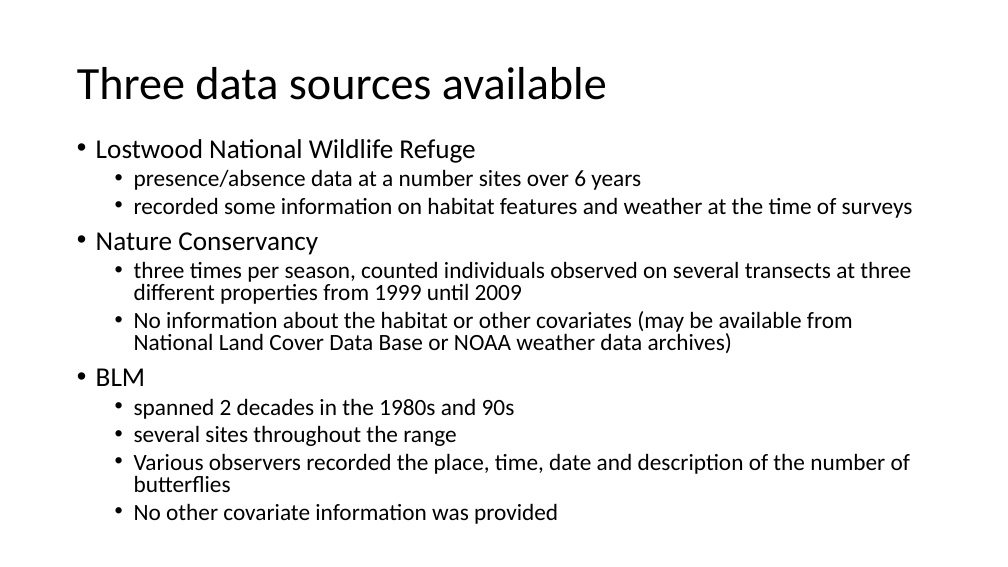
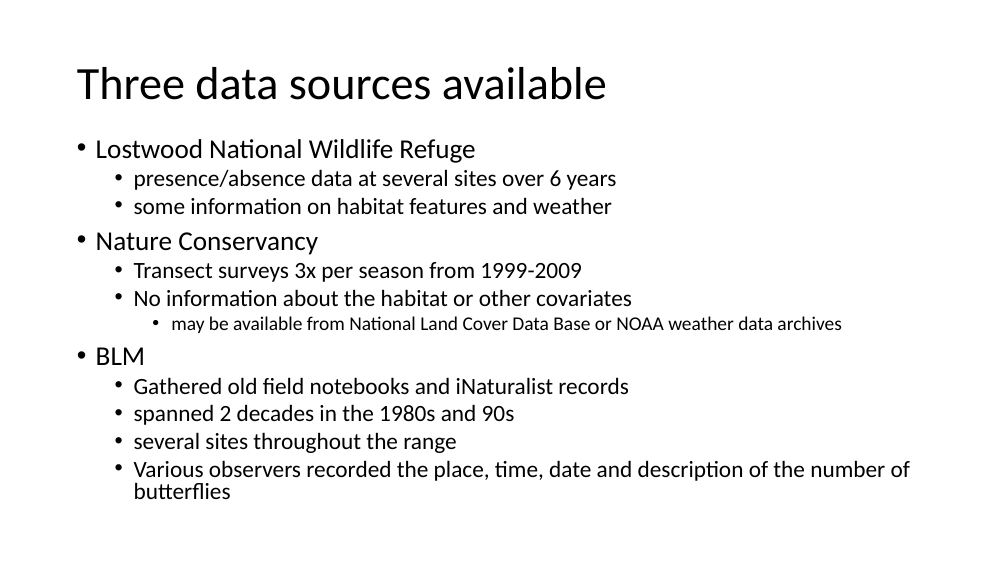
Before and after one commit to annamtucker/ssa-200, a slide deck: slide 4 of static/activities/activity-4.pptx. Drawn at 1008x567 pixels with LibreOffice and Linux fonts; fonts in the diff are those of the drawing. Boxes give left, top, right and bottom in pixels: in the first picture for what was removed or moved away, otherwise in the second. Text is boxed around its words. In the diff, an @@ line names an element or a change of style, - is before the commit and + after.

```diff
--- a/static/activities/activity-4.pptx
+++ b/static/activities/activity-4.pptx
@@ text at [134, 169, 617, 214]: text changed @@
-  • presence/absence data at a number sites over 6 years
-  • recorded some information on habitat features and weather at the time of surveys
+  • presence/absence data at several sites over 6 years
+  • some information on habitat features and weather
@@ text at [134, 262, 841, 333]: text changed @@
-  • three times per season, counted individuals observed on several transects at three different properties from 1999 until 2009
-  • No information about the habitat or other covariates (may be available from National Land Cover Data Base or NOAA weather data archives)
+  • Transect surveys 3x per season from 1999-2009
+  • No information about the habitat or other covariates
+    • may be available from National Land Cover Data Base or NOAA weather data archives
@@ text at [134, 377, 628, 394]: paragraph added @@
+  • Gathered old field notebooks and iNaturalist records
@@ text at [134, 503, 558, 524]: paragraph removed @@
-  • No other covariate information was provided
```
Also in this commit, not shown: 2 other slides changed, 1 other file.
